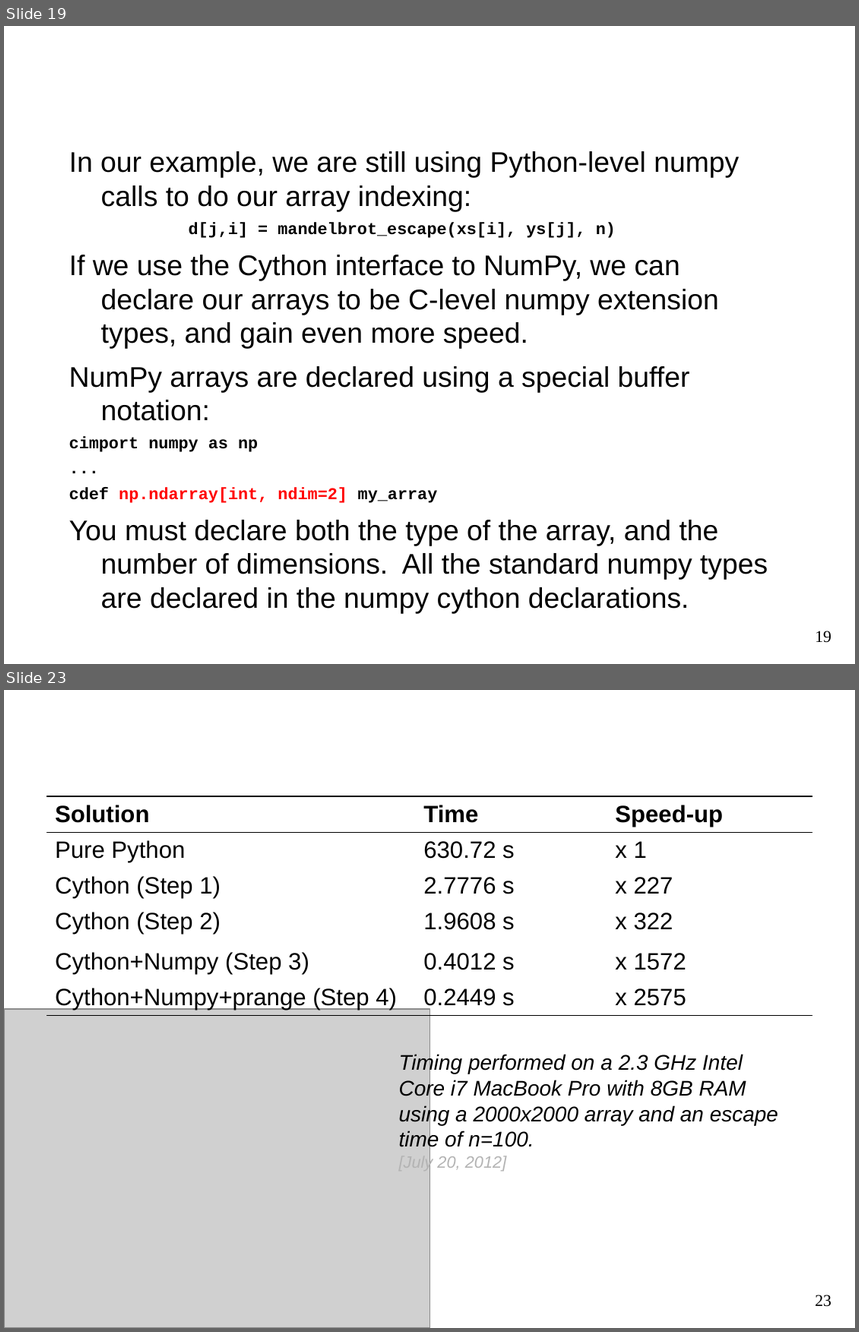
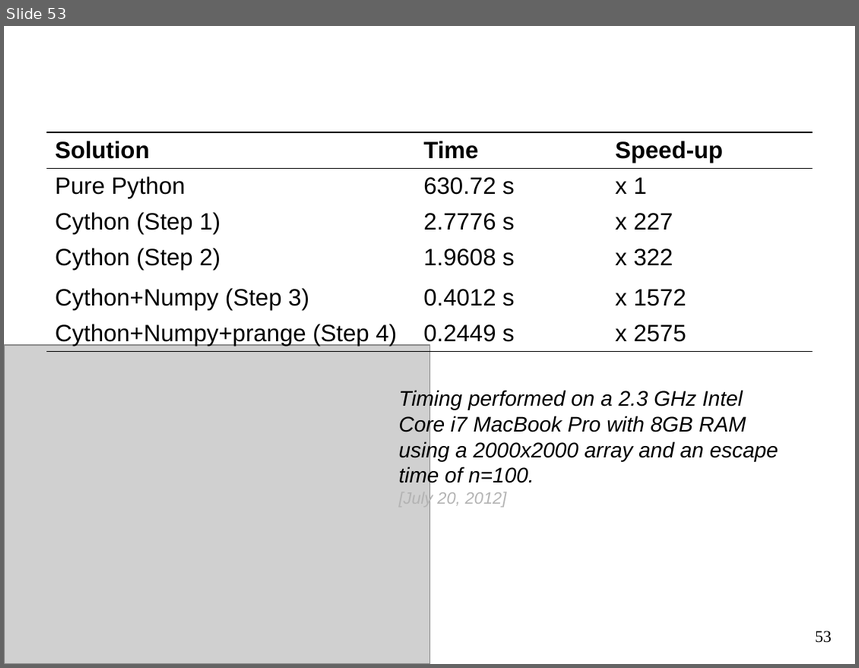
Before and after one commit to kwmsmith/scipy2013-cython-tutorial, a slide deck: Cython.pptx. Shown one above the other, each under a label of ours: slides 19 and 23 before the commit, slide 53 after it; the slides between them are not shown. The pictures are 859x1332 and 859x668 pixels, drawn with LibreOffice and Linux fonts; fonts in the diff are those of the drawing; grey boxes stand for pictures; background and template pictures are left out. Boxes give left, top, right and bottom in pixels: in the first picture for what was removed or moved away, otherwise in the second. Text is boxed around its words. In the diff, an @@ line names an element or a change of style, - is before the commit and + after.

```diff
--- a/Cython.pptx
+++ b/Cython.pptx
@@ slide 19 removed at [4, 26, 855, 664], background #FFFFFF @@
@@ text removed at [69, 151, 768, 614] @@
-In our example, we are still using Python-level numpy calls to do our array indexing:
-d[j,i] = mandelbrot_escape(xs[i], ys[j], n)
-If we use the Cython interface to NumPy, we can declare our arrays to be C-level numpy extension types, and gain even more speed.
-NumPy arrays are declared using a special buffer notation:
-cimport numpy as np
-...
-cdef np.ndarray[int, ndim=2] my_array
-You must declare both the type of the array, and the number of dimensions. All the standard numpy types are declared in the numpy cython declarations.
@@ title removed at [137, 256, 582, 614] @@
-Step 3: Use NumPy in Cython
@@ page number removed at [815, 631, 832, 643] @@
-19
@@ what was slide 23 is now slide 53 @@
@@ page number at [815, 631, 832, 643]: text changed @@
-23
+53
```
Also in this commit, not shown: 12 slides changed, 39 slides added, 7 other slides removed, 14 other files.
